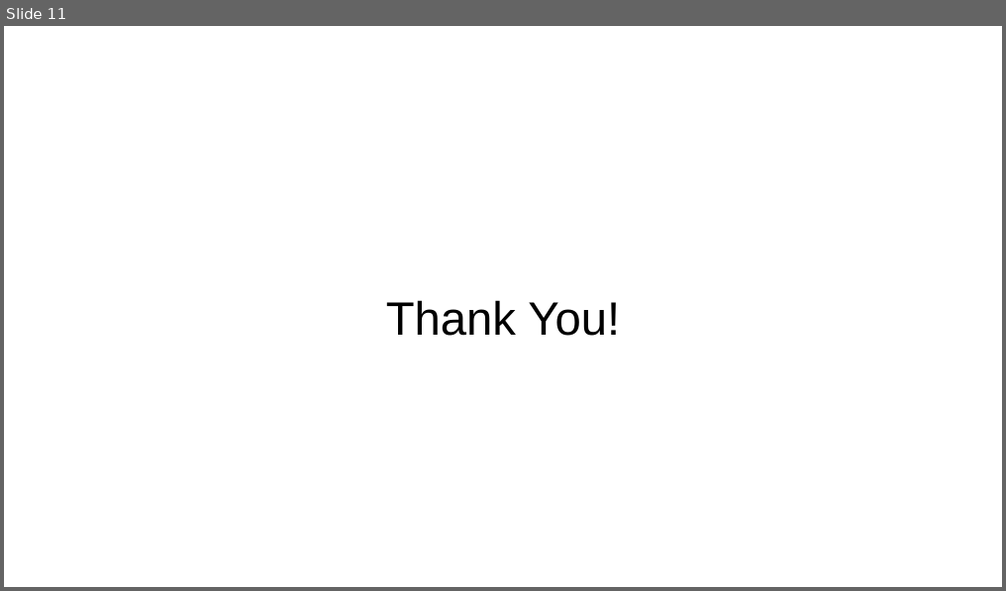
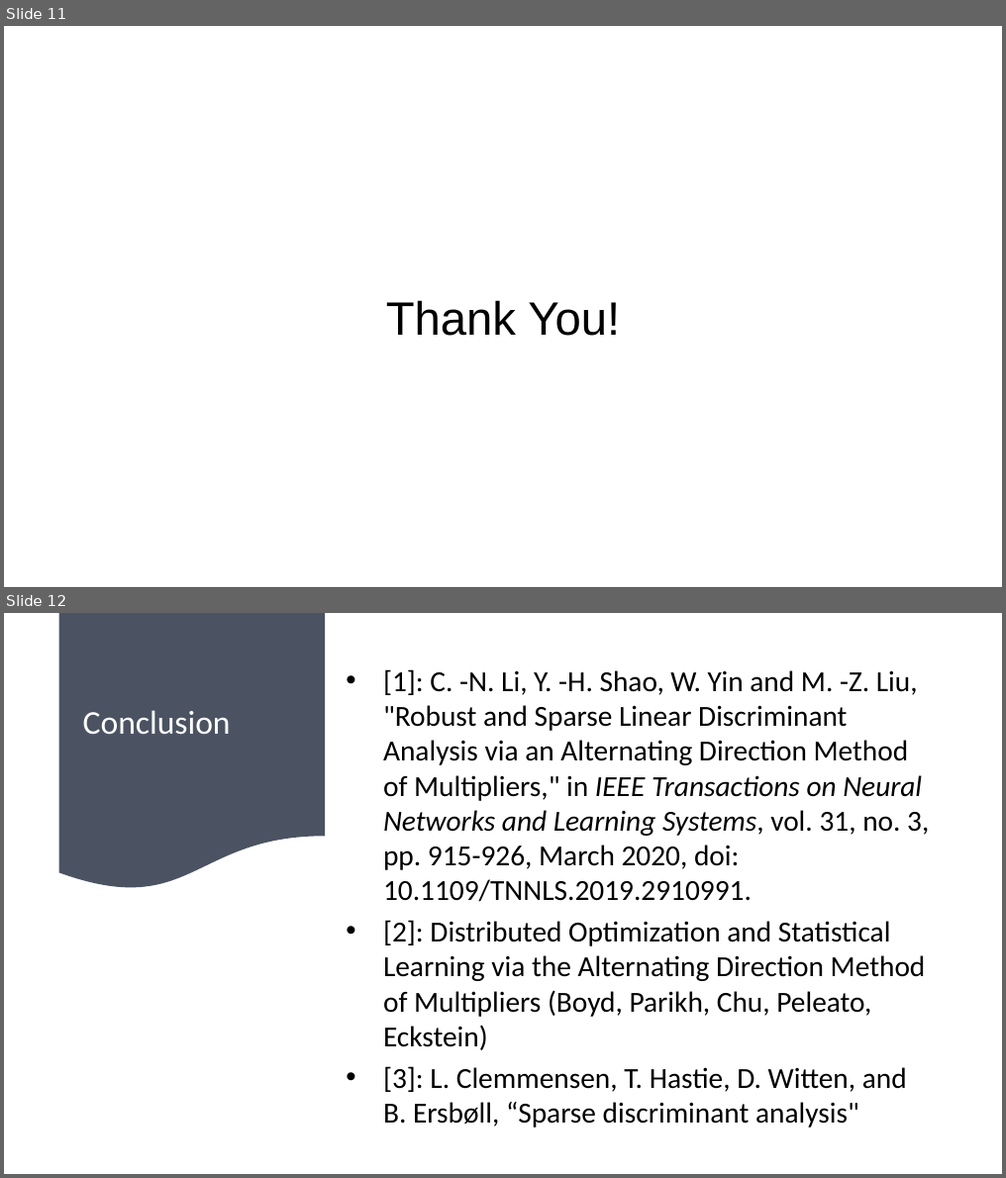
Before and after one commit to satyam04sharma/CECS-550---Survey-Paper, a slide deck: LDA Presentation CECS 550.pptx. Shown one above the other, each under a label of ours: slide 11 before the commit, slides 11 and 12 after it. The pictures are 1006x591 and 1006x1178 pixels, drawn with LibreOffice and Linux fonts; fonts in the diff are those of the drawing. Boxes give left, top, right and bottom in pixels: in the first picture for what was removed or moved away, otherwise in the second. Text is boxed around its words. In the diff, an @@ line names an element or a change of style, - is before the commit and + after.

```diff
--- a/LDA Presentation CECS 550.pptx
+++ b/LDA Presentation CECS 550.pptx
@@ slide 12 added at [4, 613, 1002, 1174], background #FFFFFF @@
@@ flow chart document added at [58, 613, 325, 891], fill #4B5362 @@
@@ text added at [383, 669, 929, 1128], 28 pt, text #000000 @@
+• [1]: C. -N. Li, Y. -H. Shao, W. Yin and M. -Z. Liu, "Robust and Sparse Linear Discriminant Analysis via an Alternating Direction Method of Multipliers," in IEEE Transactions on Neural Networks and Learning Systems, vol. 31, no. 3, pp. 915-926, March 2020, doi: 10.1109/TNNLS.2019.2910991.
+• [2]: Distributed Optimization and Statistical Learning via the Alternating Direction Method of Multipliers (Boyd, Parikh, Chu, Peleato, Eckstein)
+• [3]: L. Clemmensen, T. Hastie, D. Witten, and B. Ersbøll, “Sparse discriminant analysis"
@@ title added at [80, 710, 198, 735], 32 pt, text #FFFFFF @@
+Citations
@@ text added at [83, 710, 231, 735], 32 pt, text #FFFFFF @@
+Conclusion
```
Also in this commit, not shown: 6 slides changed.
